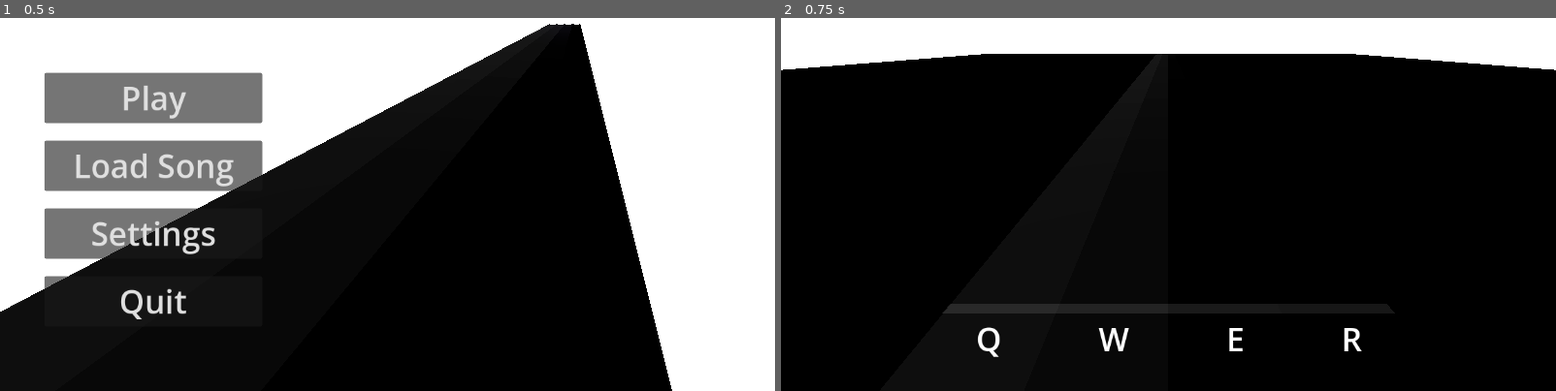
Above: before the commit, frames 1-2 (left to right).
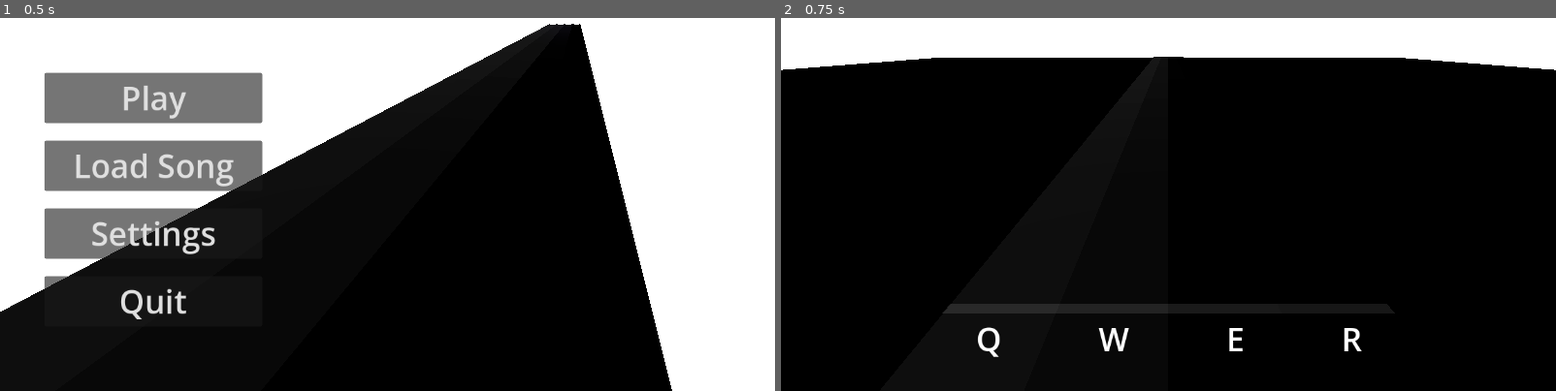
Above: after the commit, the same moments.

Repository: RafaeloxMC/fight-the-beat
Game: Godot game, scene res://scenes/ui/main_menu.tscn
Two runs of this game, one before a commit and one after it. Both use one fixed random seed, a clock stepped at 60 frames per second and the inputs below. The project has no main scene, so this scene is started directly.
Inputs:
- Up to frame 1 (0.5 s): no input
- Up to frame 2 (0.75 s): click "Play" at 0.5 s

Frame 1 is identical in both runs. In frame 2, 0.5% of the frame differs, in the area x 20-80%, y 9-11%.

Commit message:
Add osu interpreter

Diff:
--- a/scenes/game.tscn
+++ b/scenes/game.tscn
@@ -44,23 +44,23 @@
 [node name="Lanes" type="Node3D" parent="." unique_id=736563429]
 
 [node name="LL" type="CSGBox3D" parent="Lanes" unique_id=1005866663]
-transform = Transform3D(1, 0, 0, 0, 1, 0, 0, 0, 1, -1.5, 0.095, 0)
-size = Vector3(1, 0.1, 60)
+transform = Transform3D(1, 0, 0, 0, 1, 0, 0, 0, 1, -1.5, 0.095, -4.5)
+size = Vector3(1, 0.1, 51)
 material = SubResource("StandardMaterial3D_8cj0n")
 
 [node name="ML" type="CSGBox3D" parent="Lanes" unique_id=1938159293]
-transform = Transform3D(1, 0, 0, 0, 1, 0, 0, 0, 1, -0.5, 0.095, 0)
-size = Vector3(1, 0.1, 60)
+transform = Transform3D(1, 0, 0, 0, 1, 0, 0, 0, 1, -0.5, 0.095, -4.5)
+size = Vector3(1, 0.1, 51)
 material = SubResource("StandardMaterial3D_yqjtg")
 
 [node name="MR" type="CSGBox3D" parent="Lanes" unique_id=1361662764]
-transform = Transform3D(1, 0, 0, 0, 1, 0, 0, 0, 1, 0.5, 0.095, 0)
-size = Vector3(1, 0.1, 60)
+transform = Transform3D(1, 0, 0, 0, 1, 0, 0, 0, 1, 0.5, 0.095, -4.5)
+size = Vector3(1, 0.1, 51)
 material = SubResource("StandardMaterial3D_uwrxv")
 
 [node name="RR" type="CSGBox3D" parent="Lanes" unique_id=2001351325]
-transform = Transform3D(1, 0, 0, 0, 1, 0, 0, 0, 1, 1.5, 0.095, 0)
-size = Vector3(1, 0.1, 60)
+transform = Transform3D(1, 0, 0, 0, 1, 0, 0, 0, 1, 1.5, 0.095, -4.5)
+size = Vector3(1, 0.1, 51)
 material = SubResource("StandardMaterial3D_lnu2h")
 
 [node name="TriggerLine" type="Area3D" parent="." unique_id=452675051 groups=["TRIGGERLINE"]]
@@ -77,6 +77,7 @@
 
 [node name="Camera3D" type="Camera3D" parent="." unique_id=1020769923]
 transform = Transform3D(1, 0, 0, 0, 0.9041422, 0.42723155, 0, -0.42723155, 0.9041422, 0, 2.3448296, 21.790905)
+far = 40.0
 
 [node name="Lighting" type="DirectionalLight3D" parent="." unique_id=1146070137]
 transform = Transform3D(1, 0, 0, 0, -4.371139e-08, 1, 0, -1, -4.371139e-08, 0, 8.79202, 0)
--- a/scripts/bpm_based_movement.gd
+++ b/scripts/bpm_based_movement.gd
@@ -9,62 +9,103 @@
 var bpm: int = 130
 var tiles: Array[Node3D] = []
 var speed: float
-
 var speed_multiplier = 4
 
+const LOOKAHEAD_BEATS: float = 8.0
+
+var elapsed_time: float = 0.0
+var beats_per_second: float = 0.0
+
+var cursors: Array[int] = [0, 0, 0, 0]
+var lane_patterns: Array = []
+var lane_names: Array[String] = ["LL", "ML", "MR", "RR"]
+
+const SUBDIVISIONS: int = 48
+
 func _ready() -> void:
-	spawn_lane(SongManager.currently_playing.tiles_ll, lanes[0])
-	spawn_lane(SongManager.currently_playing.tiles_ml, lanes[1])
-	spawn_lane(SongManager.currently_playing.tiles_mr, lanes[2])
-	spawn_lane(SongManager.currently_playing.tiles_rr, lanes[3])
+	var song = SongManager.currently_playing
+	bpm = song.bpm
+	beats_per_second = bpm / 60.0
+	speed = beats_per_second * speed_multiplier
 
-	print("Found " + str(tiles.size()) + " notes!")
-	speed = bpm / 60.0 * speed_multiplier
+	lane_patterns = [
+		song.tiles_ll,
+		song.tiles_ml,
+		song.tiles_mr,
+		song.tiles_rr,
+	]
 
+	print("Found %d / %d / %d / %d notes across 4 lanes." % [
+		_count_true(song.tiles_ll),
+		_count_true(song.tiles_ml),
+		_count_true(song.tiles_mr),
+		_count_true(song.tiles_rr),
+	])
+
+func _count_true(arr: Array[bool]) -> int:
+	var n: int = 0
+	for v in arr:
+		if v: n += 1
+	return n
 
 func _process(delta: float) -> void:
+	elapsed_time += delta
 
-	debug.text = SongManager.currently_playing.title + " - " + SongManager.currently_playing.artist + " (" + str(SongManager.currently_playing.bpm) + " BPM)" + "\nLL: " + str(SongManager.currently_playing.tiles_ll) + "\nML: " + str(SongManager.currently_playing.tiles_ml) + "\nMR: " + str(SongManager.currently_playing.tiles_mr) + "\nRR: " + str(SongManager.currently_playing.tiles_rr)
+	var current_sub: float = elapsed_time * beats_per_second * SUBDIVISIONS
+	var lookahead_sub: float = current_sub + LOOKAHEAD_BEATS * SUBDIVISIONS
+
+	for i in 4:
+		var pattern: Array[bool] = lane_patterns[i]
+		var cursor: int = cursors[i]
+		while cursor < pattern.size():
+			if not pattern[cursor]:
+				cursor += 1
+				continue
+			if cursor > lookahead_sub:
+				break
+			var beats_ahead: float = (cursor - current_sub) / SUBDIVISIONS
+			var z_offset: float = beats_ahead * speed_multiplier
+			_spawn_tile(lanes[i], z_offset)
+			cursor += 1
+		cursors[i] = cursor
 
 	for tile in tiles:
-		if !tile.is_queued_for_deletion() && tile.position.z > (tile.get_parent_node_3d() as CSGBox3D).size.z / 2:
+		if tile.is_queued_for_deletion():
+			continue
+		tile.position.z += speed * delta
+		if tile.position.z > (tile.get_parent_node_3d() as CSGBox3D).size.z / 2:
 			tile.queue_free()
 			tiles.erase(tile)
-			print("Tile deleted!")
-		tile.position.z += speed * delta
-
 
 	var lanes_queued_for_deletion: Array[String] = []
-
-	if Input.is_action_just_pressed("LEFT_LANE"):
-		lanes_queued_for_deletion.append("LL")
-	if Input.is_action_just_pressed("ML_LANE"):
-		lanes_queued_for_deletion.append("ML")
-	if Input.is_action_just_pressed("MR_LANE"):
-		lanes_queued_for_deletion.append("MR")
-	if Input.is_action_just_pressed("RIGHT_LANE"):
-		lanes_queued_for_deletion.append("RR")
-
+	if Input.is_action_just_pressed("LEFT_LANE"):  lanes_queued_for_deletion.append("LL")
+	if Input.is_action_just_pressed("ML_LANE"):    lanes_queued_for_deletion.append("ML")
+	if Input.is_action_just_pressed("MR_LANE"):    lanes_queued_for_deletion.append("MR")
+	if Input.is_action_just_pressed("RIGHT_LANE"): lanes_queued_for_deletion.append("RR")
 
 	for tile in trigger_line.get_overlapping_bodies():
-		tile = tile.get_parent() as CSGBox3D
-		if tile.is_in_group("TILE"):
-			if lanes_queued_for_deletion.has(tile.get_parent().name):
-				tile.queue_free()
-				tiles.erase(tile)
-				print("Tile removed")
+		var box: CSGBox3D = tile.get_parent() as CSGBox3D
+		if box and box.is_in_group("TILE"):
+			if lanes_queued_for_deletion.has(box.get_parent().name):
+				box.queue_free()
+				tiles.erase(box)
 
-func add_new_note_to_lane(lane: Node3D, offset: float) -> void:
-	print("Offset: " + str(offset))
+	debug.text = "%s - %s (%d BPM)\nLL: %d  ML: %d  MR: %d  RR: %d  |  Active tiles: %d" % [
+		SongManager.currently_playing.title,
+		SongManager.currently_playing.artist,
+		SongManager.currently_playing.bpm,
+		_count_true(SongManager.currently_playing.tiles_ll),
+		_count_true(SongManager.currently_playing.tiles_ml),
+		_count_true(SongManager.currently_playing.tiles_mr),
+		_count_true(SongManager.currently_playing.tiles_rr),
+		tiles.size(),
+	]
+
+func _spawn_tile(lane: Node3D, beats_ahead: float) -> void:
 	var new_tile = base_tile.instantiate()
 	if new_tile is not Node3D:
 		new_tile.queue_free()
 		return
-	new_tile.position.z -= offset * 2
+	new_tile.position.z = -(beats_ahead * speed_multiplier)
 	lane.add_child(new_tile as Node3D)
 	tiles.append(new_tile as Node3D)
-
-func spawn_lane(pattern: Array[bool], lane: Node3D) -> void:
-	for i in pattern.size():
-		if pattern[i]:
-			add_new_note_to_lane(lane, i)
--- a/scripts/ui/main_menu.gd
+++ b/scripts/ui/main_menu.gd
@@ -61,11 +61,8 @@
 func _on_file_picked(status: bool, selected_paths: PackedStringArray, _selected_filter_index: int) -> void:
 	if status == true:
 		var file = selected_paths[0]
-		print("Loading song file at " + file)
-		var fa = FileAccess.open(file, FileAccess.ModeFlags.READ)
-		var content = fa.get_as_text()
-		print("Loaded song file! Content: " + content)
-		SongInterpreter.parse_song_data(content)
+		print("Main Menu: Loading song file at " + file)
+		SongInterpreter.load_song_from_file(file)
 
 func _on_settings_pressed() -> void:
 	pass # Replace with function body.
--- a/scripts/util/song_interpreter.gd
+++ b/scripts/util/song_interpreter.gd
@@ -2,60 +2,194 @@
 
 var song_data: Dictionary[String, String]
 
-# BELOW IS AN EXAMPLE SONG SAVE FILE
-# ++TITLE++Super Taxi Sim Theme++
-# ++ARTIST++xvcf++
-# ++AUTHOR++xvcf++
-# ++YEAR++2025++
-# ++BPM++120++
-# ++LL++|-x-x-x-x-x-x-x-x-x-x-x-x-|++
-# ++ML++|-x-----x-----x-----x-----|++
-# ++MR++|-----x-----------x-------|++
-# ++RR++|-----------x-------------|++
+func load_song_from_file(path: String) -> void:
+	if path.ends_with(".osz") or path.ends_with(".zip"):
+		_parse_osz(path)
+	else:
+		var file: FileAccess = FileAccess.open(path, FileAccess.READ)
+		if file:
+			parse_song_data(file.get_as_text())
+			file.close()
+		else:
+			push_error("SongInterpreter: Cannot open file: " + path)
+
+# osu! .osz parser
+
+func _parse_osz(osz_path: String) -> void:
+	var zip: ZIPReader = ZIPReader.new()
+	var err: Error = zip.open(osz_path)
+	if err != OK:
+		push_error("SongInterpreter: Failed to open .osz archive: " + osz_path)
+		return
+
+	var osu_text: String = ""
+	for entry in zip.get_files():
+		if entry.ends_with(".osu"):
+			var bytes: PackedByteArray = zip.read_file(entry)
+			osu_text = bytes.get_string_from_utf8()
+			break
+
+	zip.close()
+
+	if osu_text.is_empty():
+		push_error("SongInterpreter: No .osu file found inside archive: " + osz_path)
+		return
+
+	parse_osu_data(osu_text)
+
+# osu! file parser
+
+func parse_osu_data(raw: String) -> void:
+	var lines: PackedStringArray = raw.split("\n")
+
+	var section: String = ""
+
+	var title: String = "N/A"
+	var artist: String = "N/A"
+	var author: String = "N/A"
+	var key_count: int = 4
+
+	var timing_points: Array[Dictionary] = []
+
+	var hit_objects: Array[Dictionary] = []
+
+	for raw_line in lines:
+		var line: String = raw_line.strip_edges()
+		if line.is_empty() or line.begins_with("//"):
+			continue
+
+		if line.begins_with("[") and line.ends_with("]"):
+			section = line.substr(1, line.length() - 2)
+			continue
+
+		match section:
+			"Metadata":
+				if line.begins_with("Title:"):
+					title = line.substr(6).strip_edges()
+				elif line.begins_with("Artist:"):
+					artist = line.substr(7).strip_edges()
+				elif line.begins_with("Creator:"):
+					author = line.substr(8).strip_edges()
+
+			"Difficulty":
+				if line.begins_with("CircleSize:"):
+					key_count = int(line.substr(11).strip_edges())
+
+			"TimingPoints":
+				var parts: PackedStringArray = line.split(",")
+				if parts.size() >= 8:
+					var uninherited: int = int(parts[6]) == 1
+					if uninherited:
+						timing_points.append({
+							"time_ms": float(parts[0]),
+							"beat_length": float(parts[1])
+						})
+
+			"HitObjects":
+				var parts: PackedStringArray = line.split(",")
+				if parts.size() >= 3:
+					var x: int = int(parts[0])
+					var time_ms: int = int(parts[2])
+					var column: int = int(floor(float(x) * key_count / 512.0))
+					column = clampi(column, 0, key_count - 1)
+					hit_objects.append({ "time_ms": time_ms, "column": column })
+
+	if timing_points.is_empty():
+		push_error("SongInterpreter: No uninherited timing points found in .osu file.")
+		return
+
+	if hit_objects.is_empty():
+		push_error("SongInterpreter: No hit objects found in .osu file.")
+		return
+
+	# FTB internal song creation
+	var song: Song = Song.new()
+	song.title = title
+	song.artist = artist
+	song.author = author
+	song.year = 0
+
+	var primary_beat_len: float = timing_points[0].beat_length
+	song.bpm = int(round(60000.0 / primary_beat_len))
+
+	const SUBDIVISIONS: int = 48
+
+	var _get_beat_length: Callable = func(time_ms: float) -> float:
+		var bl = timing_points[0].beat_length
+		for tp in timing_points:
+			if tp["time_ms"] <= time_ms:
+				bl = tp["beat_length"]
+			else:
+				break
+		return bl
+
+	var t0: float = timing_points[0].time_ms
+
+	var max_beat_index: int = 0
+	var note_indices: Array[Dictionary] = []
+
+	for ho in hit_objects:
+		var t: float    = ho["time_ms"]
+		var bl: float   = _get_beat_length.call(t)
+		var beat_pos: float = (t - t0) / bl
+		var beat_idx: int = int(round(beat_pos * SUBDIVISIONS))
+		if beat_idx < 0:
+			beat_idx = 0
+		note_indices.append({ "beat": beat_idx, "column": ho["column"] })
+		if beat_idx > max_beat_index:
+			max_beat_index = beat_idx
+
+	var size: int = max_beat_index + 1
+	song.tiles_ll.resize(size)
+	song.tiles_ml.resize(size)
+	song.tiles_mr.resize(size)
+	song.tiles_rr.resize(size)
+	song.tiles_ll.fill(false)
+	song.tiles_ml.fill(false)
+	song.tiles_mr.fill(false)
+	song.tiles_rr.fill(false)
+
+	for ni in note_indices:
+		var b: int = ni["beat"]
+		match ni["column"]:
+			0: song.tiles_ll[b] = true
+			1: song.tiles_ml[b] = true
+			2: song.tiles_mr[b] = true
+			3: song.tiles_rr[b] = true
+
+	SongManager.currently_playing = song
+	print("Song Interpreter: Loaded osu! map: %s – %s  (%d BPM, %d notes)" % [
+		song.artist, song.title, song.bpm, hit_objects.size()
+	])
 
 func parse_song_data(raw: String) -> void:
 	var data_lines: PackedStringArray = raw.split("\n")
 	for line in data_lines:
 		line = line.trim_prefix("++").trim_suffix("++")
-		print("Key: " + line.split("++")[0] + " - Value: " + line.split("++")[1])
-		song_data.set(line.split("++")[0], line.split("++")[1])
-	var song = Song.new()
-	song.title = song_data.get("TITLE", "N/A")
+		var parts: PackedStringArray = line.split("++")
+		if parts.size() < 2:
+			continue
+		song_data.set(parts[0], parts[1])
+
+	var song: Song = Song.new()
+	song.title = song_data.get("TITLE",  "N/A")
 	song.artist = song_data.get("ARTIST", "N/A")
 	song.author = song_data.get("AUTHOR", "N/A")
-	song.year = song_data.get("YEAR", 1970)
-	song.bpm = song_data.get("BPM", 120)
+	song.year = song_data.get("YEAR",   1970)
+	song.bpm = song_data.get("BPM",    120)
 
-	var ll = (song_data.get("LL", "|-|") as String).trim_prefix("|").trim_suffix("|")
-	var ml = (song_data.get("ML", "|-|") as String).trim_prefix("|").trim_suffix("|")
-	var mr = (song_data.get("MR", "|-|") as String).trim_prefix("|").trim_suffix("|")
-	var rr = (song_data.get("RR", "|-|") as String).trim_prefix("|").trim_suffix("|")
+	var ll: String = (song_data.get("LL", "|-|") as String).trim_prefix("|").trim_suffix("|")
+	var ml: String = (song_data.get("ML", "|-|") as String).trim_prefix("|").trim_suffix("|")
+	var mr: String = (song_data.get("MR", "|-|") as String).trim_prefix("|").trim_suffix("|")
+	var rr: String = (song_data.get("RR", "|-|") as String).trim_prefix("|").trim_suffix("|")
 
 	for beat in ll:
-		if beat == "x":
-			song.tiles_ll.append(true)
-		else:
-			if beat == "-":
-				song.tiles_ll.append(false)
+		song.tiles_ll.append(beat == "x")
 	for beat in ml:
-		if beat == "x":
-			song.tiles_ml.append(true)
-		else:
-			if beat == "-":
-				song.tiles_ml.append(false)
-
+		song.tiles_ml.append(beat == "x")
 	for beat in mr:
-		if beat == "x":
-			song.tiles_mr.append(true)
-		else:
-			if beat == "-":
-				song.tiles_mr.append(false)
-
+		song.tiles_mr.append(beat == "x")
 	for beat in rr:
-		if beat == "x":
-			song.tiles_rr.append(true)
-		else:
-			if beat == "-":
-				song.tiles_rr.append(false)
+		song.tiles_rr.append(beat == "x")
 
 	SongManager.currently_playing = song
